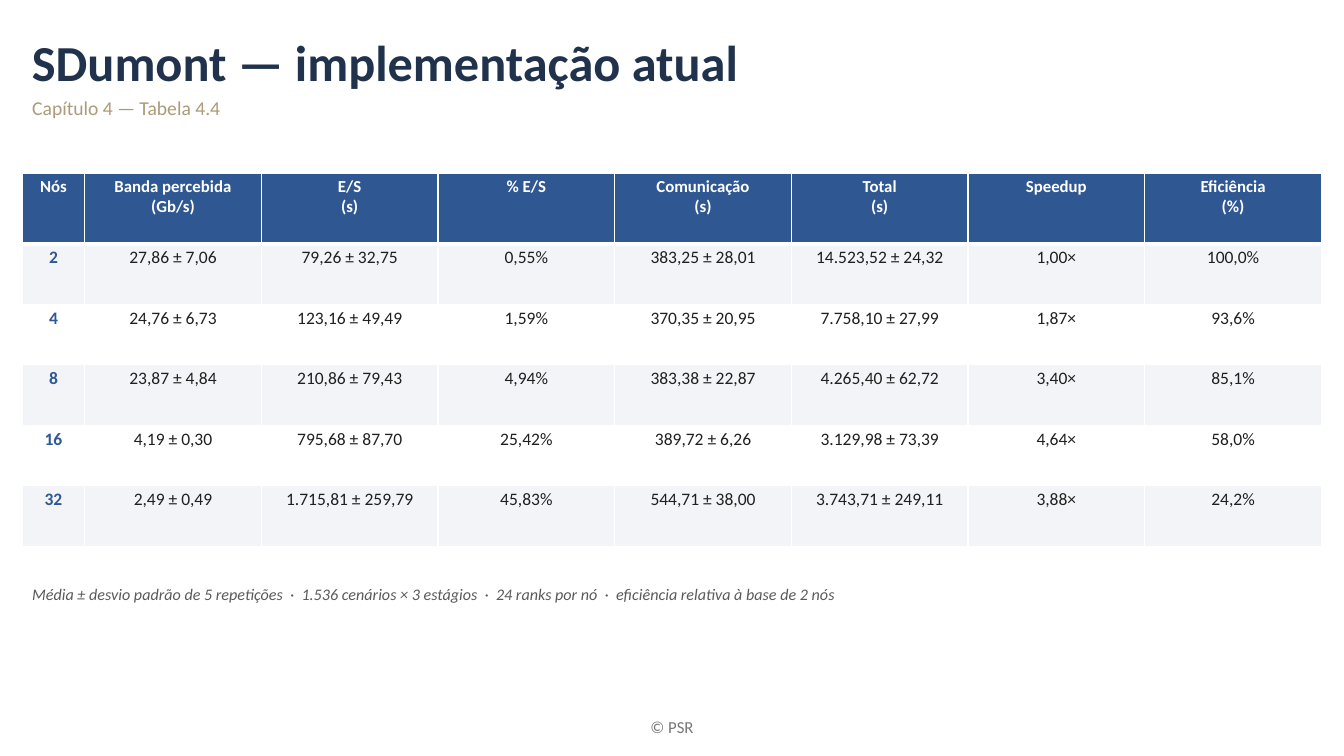
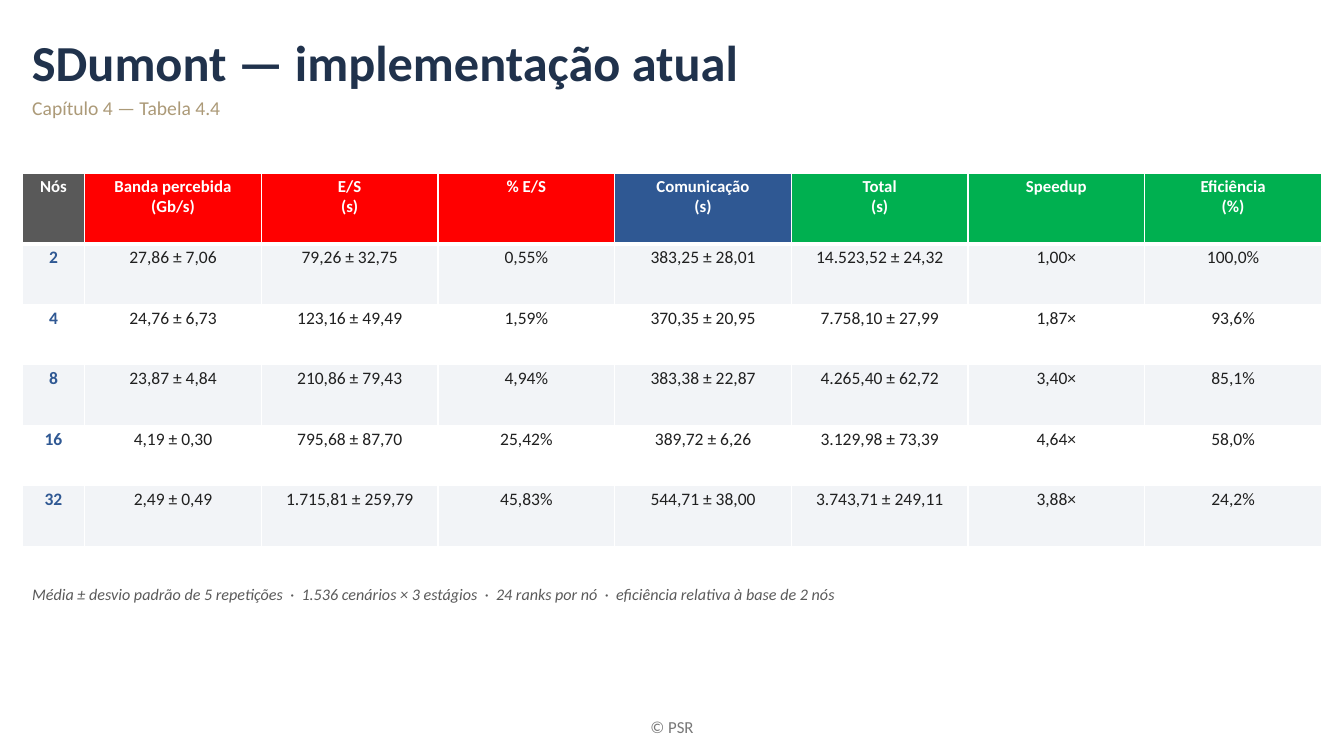
Before and after one commit to mbrcruz/SDDP-MPIO-Latex, a slide deck: slide 19 of Apresentacao/Apresentacao_MPIO.pptx (slide 21 before the commit). Drawn at 1344x756 pixels with LibreOffice and Linux fonts; fonts in the diff are those of the drawing; background and template pictures are left out. Boxes give left, top, right and bottom in pixels: in the first picture for what was removed or moved away, otherwise in the second. Text is boxed around its words. In the diff, an @@ line names an element or a change of style, - is before the commit and + after.

Commit message:
Fix tables and cover

```diff
--- a/Apresentacao/Apresentacao_MPIO.pptx
+++ b/Apresentacao/Apresentacao_MPIO.pptx
@@ table at (22, 173, 1320, 546) @@
@@ fill #2F5893 to #595959 in row 1, column 1 @@
@@ fill #2F5893 to #FF0000 in 3 cells @@
@@ fill #2F5893 to #00B050 in 3 cells @@
```
Also in this commit, not shown: 5 other slides changed, 2 slides removed.
